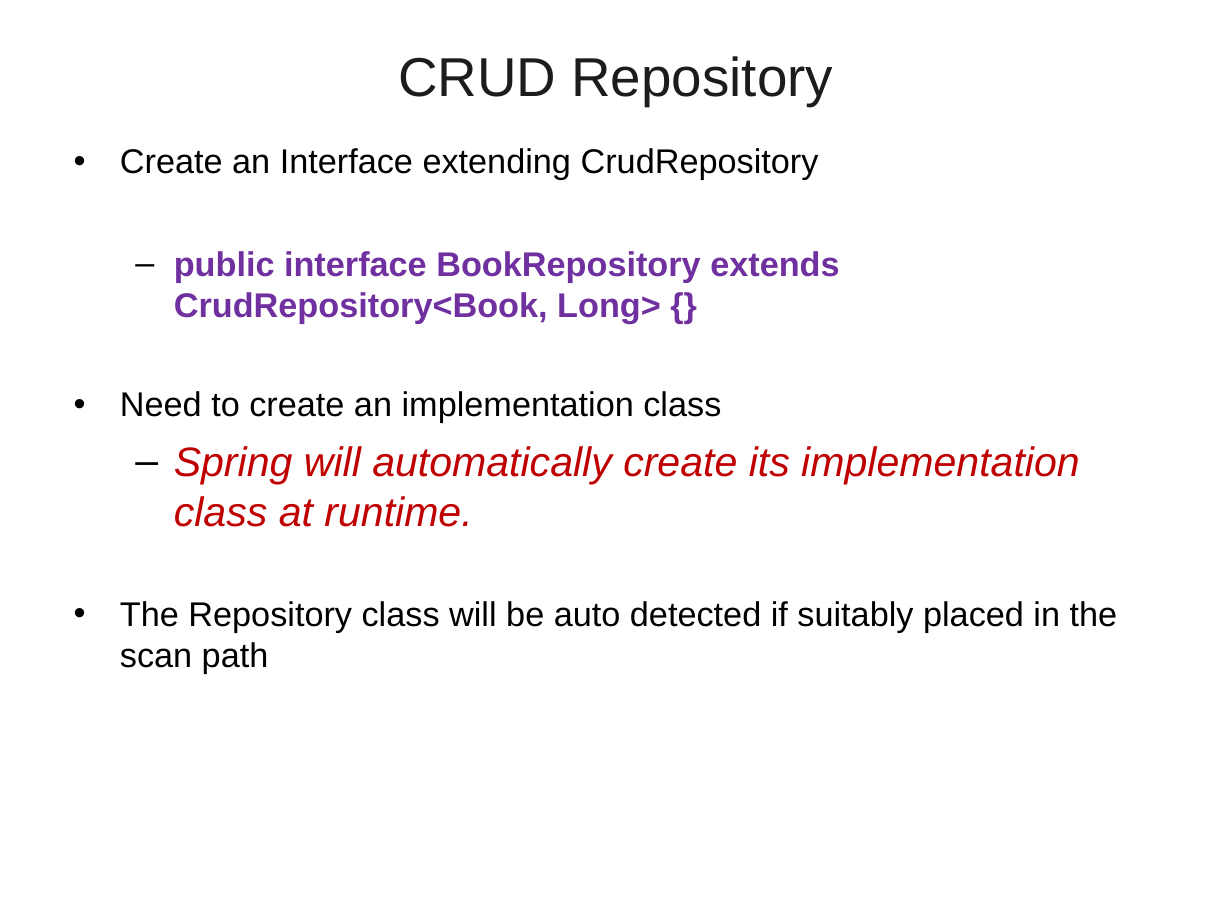
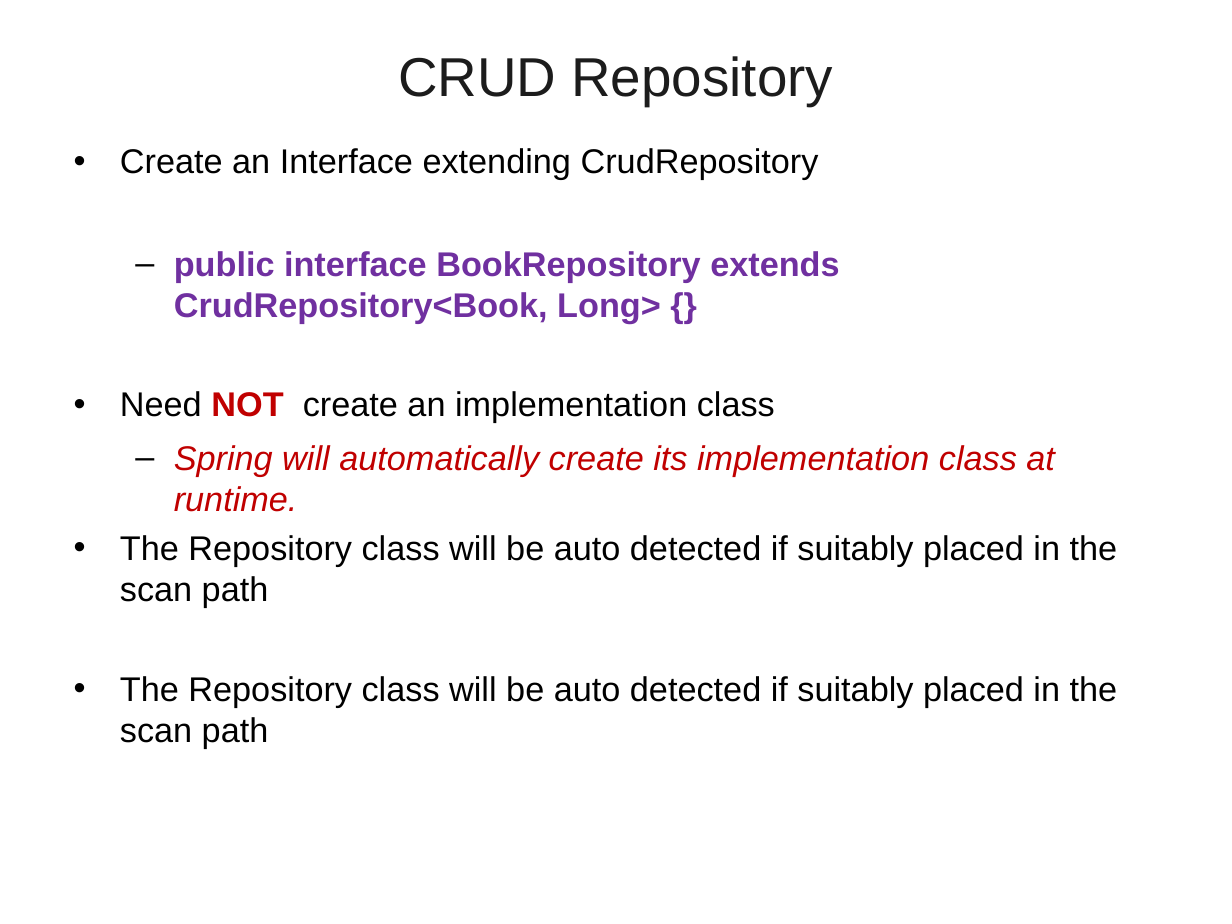
Before and after one commit to vatsanTraining/freshers_dec_2021, a slide deck: slide 9 of Spring_JDBC_JPA.ppt. Drawn at 1232x924 pixels with LibreOffice and Linux fonts; fonts in the diff are those of the drawing; background and template pictures are left out. Boxes give left, top, right and bottom in pixels: in the first picture for what was removed or moved away, otherwise in the second. Text is boxed around its words. In the diff, an @@ line names an element or a change of style, - is before the commit and + after.

```diff
--- a/Spring_JDBC_JPA.ppt
+++ b/Spring_JDBC_JPA.ppt
@@ text at bbox=[120, 391, 775, 423]: text changed @@
-• Need to create an implementation class
+• Need NOT create an implementation class
@@ text at bbox=[174, 445, 1055, 512]: size 24 to 20 pt in "Spring will automatically create its implementation class ..." @@
@@ text at bbox=[120, 676, 1118, 748]: paragraph added @@
+• The Repository class will be auto detected if suitably placed in the scan path
```
Also in this commit, not shown: 1 other slide changed, 3 slides added, 2 slides removed, 1 other file.
